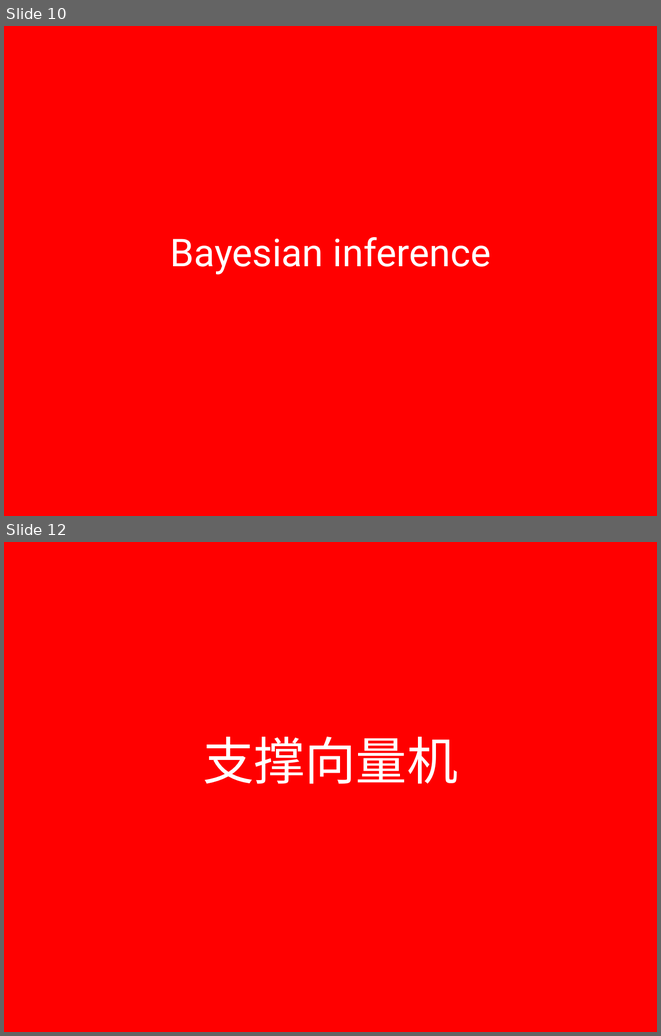
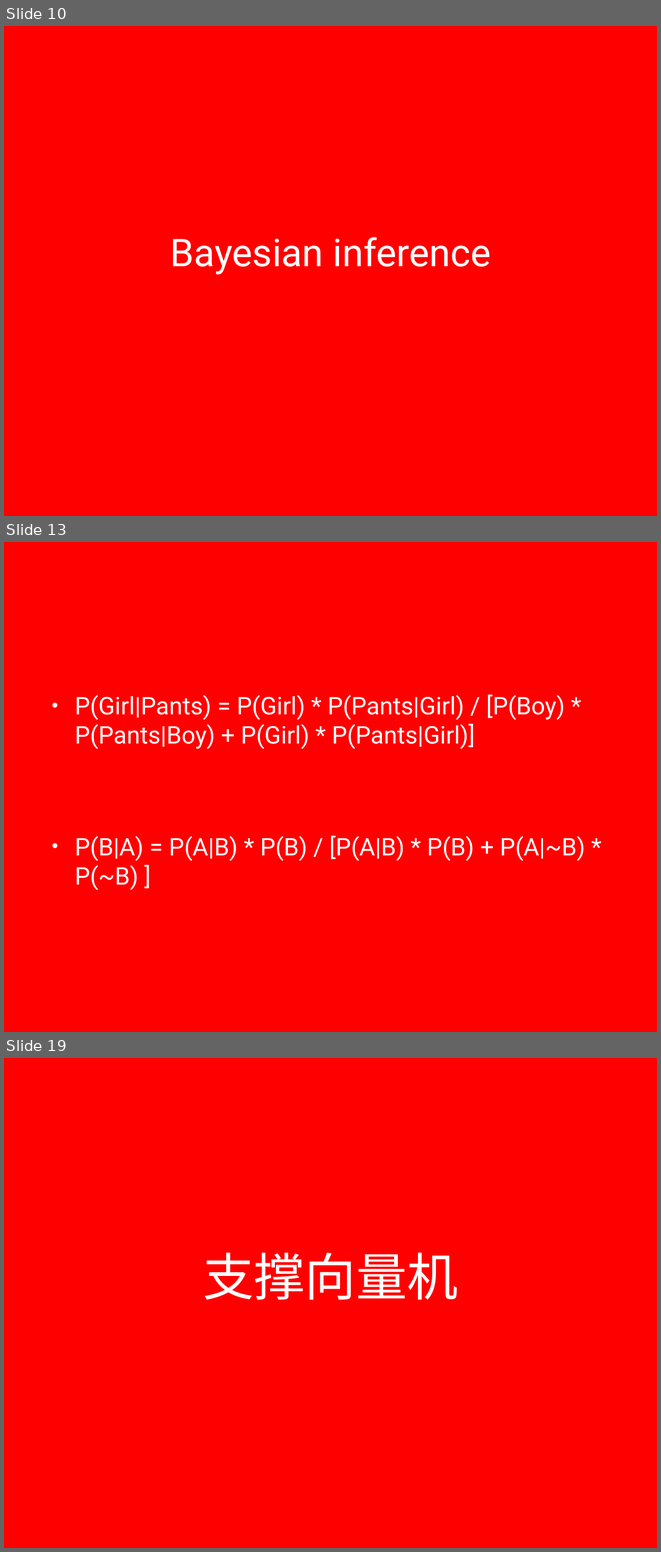
Before and after one commit to lizhanhui/ml, a slide deck: doc/presentation.pptx. Shown one above the other, each under a label of ours: slides 10 and 12 before the commit, slides 10, 13 and 19 after it; the slides between them are not shown. The pictures are 661x1036 and 661x1552 pixels, drawn with LibreOffice and Linux fonts; fonts in the diff are those of the drawing; background and template pictures are left out. Boxes give left, top, right and bottom in pixels: in the first picture for what was removed or moved away, otherwise in the second. Text is boxed around its words. In the diff, an @@ line names an element or a change of style, - is before the commit and + after.

```diff
--- a/doc/presentation.pptx
+++ b/doc/presentation.pptx
@@ slide 13 added at (4,542,657,1032), background picture (left out) @@
@@ text added at (75,695,585,890), 38 pt, text #FFFFFF @@
+• P(Girl|Pants) = P(Girl) * P(Pants|Girl) / [P(Boy) * P(Pants|Boy) + P(Girl) * P(Pants|Girl)]
+• P(B|A) = P(A|B) * P(B) / [P(A|B) * P(B) + P(A|~B) * P(~B) ]
@@ what was slide 12 is now slide 19 @@
```
Also in this commit, not shown: 3 slides changed, 7 other slides added, 1 slide removed.
